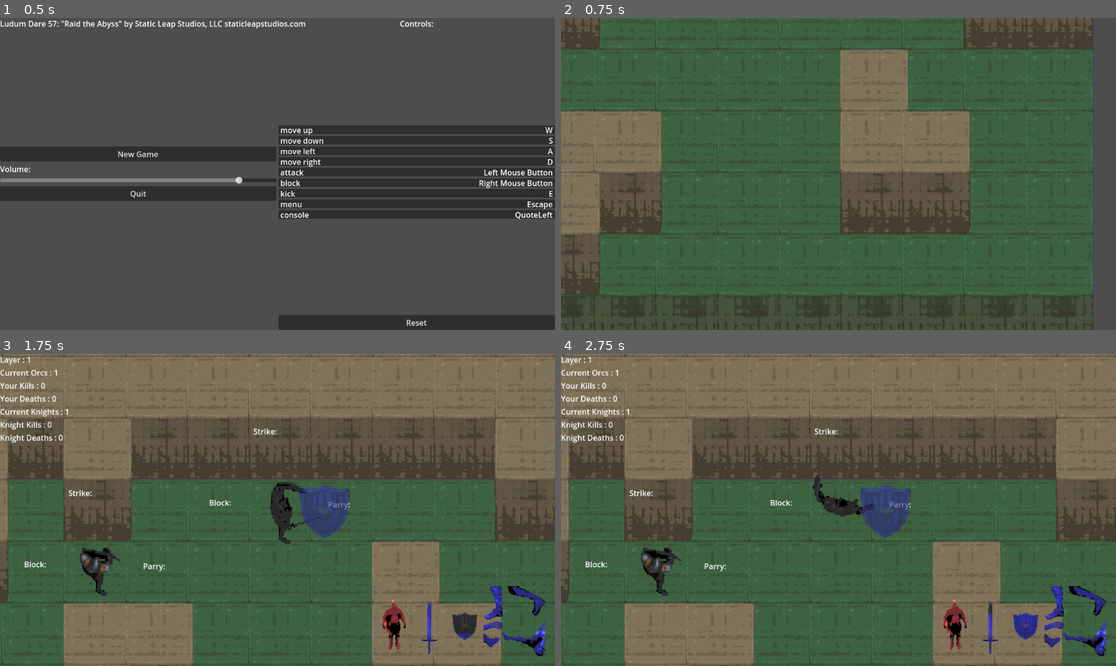
Above: before the commit, frames 1-4 (two rows, left to right).
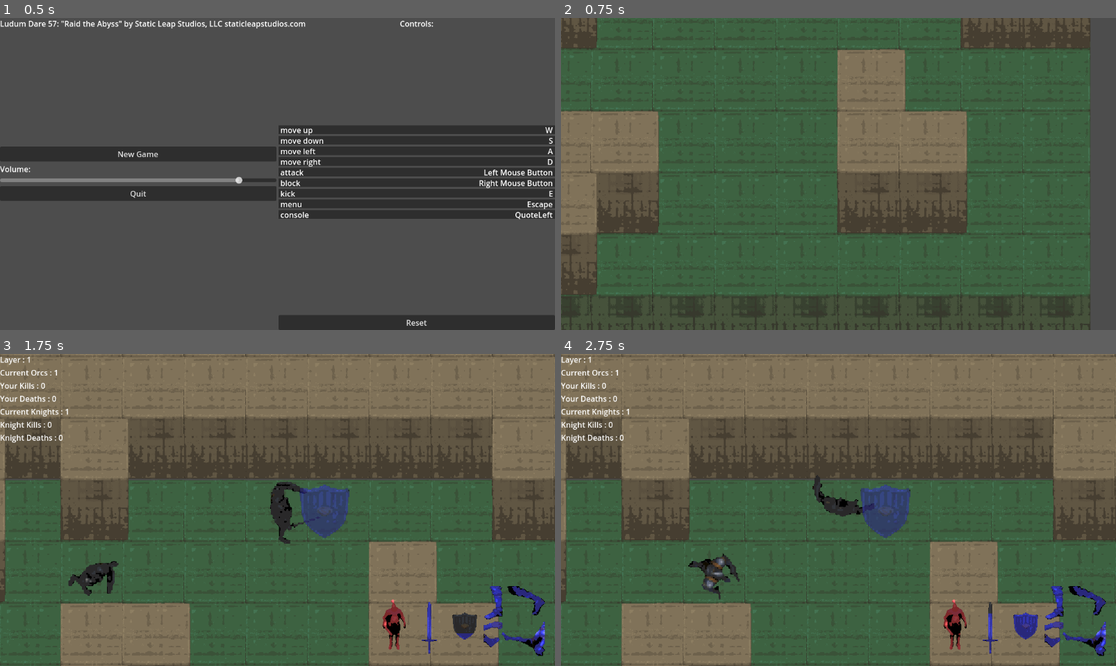
Above: after the commit, the same moments.

Repository: emergencemory/Raid-the-Abyss-LD57Game
Game: Godot game, scene res://globals/game.tscn
Same seed, same stepped clock (60 frames per second), same inputs: the game is played once before the commit and once after it.
Inputs (mouse positions are in pixels of both pictures, inside the frame that each line leads up to):
- Up to frame 1 (0.5 s): no input
- Up to frame 2 (0.75 s): click "New Game" at 0.5 s
- Up to frame 3 (1.75 s): tap Enter at 1.25 s; move the mouse to (399, 494) at 1.27 s; press the mouse at (399, 494) at 1.28 s; hold D (move right) from 1.28 s (still down); right-click (399, 494) at 1.55 s
- Up to frame 4 (2.75 s): move the mouse to (727, 525) at 2.02 s; release D (move right) at 2.03 s; release the mouse at (727, 525) at 2.03 s; hold S (move down) from 2.03 s (still down); right-click (727, 525) at 2.1 s; click (727, 525) at 2.17 s; tap E (kick) at 2.3 s

Frame 1 is identical in both runs. In frame 2, 4.0% of the frame differs, in the area x 0-96%, y 0-100%; in frame 3, 5.3%; in frame 4, 5.6%, in the area x 0-100%, y 0-100%.

Commit message:
ai implemented
level gen next

Diff:
--- a/character/character_manager.gd
+++ b/character/character_manager.gd
@@ -53,6 +53,8 @@
 var is_player: bool = false
 var team: String
 var is_attacking: bool = false
+var is_preparing_attack: bool = false
+var attack_charge: float = 0.0
 
 signal attack_signal(value: float)
 signal block_signal(value: float)
@@ -84,22 +86,27 @@
 		attack_from_right_sprite.hide()
 		attack_from_left_sprite.show()
 		attack_direction = (facing_direction - 1) % 4
+	is_preparing_attack = true
 
 
 func attack() -> void:
 # Activate the attack area
 	attack_from_left_sprite.hide()
 	attack_from_right_sprite.hide()
+	is_preparing_attack = false
 	if attack_on_cooldown:
-		print("Attack on cooldown")
+		#print("Attack on cooldown")
 		return
 	if is_attacking:
-		print("attacking, cannot attack")
+		#print("attacking, cannot attack")
 		return
 	if moving:
-		print("Moving, cannot attack")
-		return
-	print("Attacking!")
+		#print("Moving, cannot attack")
+		return
+	if is_kicking:
+		#print("Kicking, cannot attack")
+		return
+	#print("Attacking!")
 	if swing_from_right:
 		character_sprite.play("attack_from_right")
 	else:
@@ -114,16 +121,16 @@
 
 func block() -> void:
 	if block_on_cooldown:
-		print("Block on cooldown")
+		#print("Block on cooldown")
 		return
 	if is_attacking:
-		print("attacking, cannot block")
+		#print("attacking, cannot block")
 		return
 	if moving:
-		print("Moving, cannot block")
+		#print("Moving, cannot block")
 		return
 	block_direction = get_block_direction()
-	print("Blocking!")
+	#print("Blocking!")
 	character_sprite.play("block")
 	block_on_cooldown = true
 	get_tree().create_timer(current_block_duration).timeout.connect(_on_block_timeout)
@@ -132,28 +139,29 @@
 
 func kick() -> void:
 	if moving:
-		print("Moving, cannot kick")
+		#print("Moving, cannot kick")
 		return
 	if is_attacking:
-		print("attacking, cannot kick")
+		#print("attacking, cannot kick")
 		return
 	if kick_on_cooldown:
-		print("Kick on cooldown")
+		#print("Kick on cooldown")
 		return
 	kick_on_cooldown = true
 	is_kicking = true
-	print("Kicking!")
+	#print("Kicking!")
 	character_sprite.play("kick")
 	get_tree().create_timer(current_kick_cooldown).timeout.connect(_on_kick_cooldown_timeout)
 	emit_signal("kick_signal", current_kick_cooldown)
 	get_tree().create_timer(current_kick_stun_duration).timeout.connect(_on_kick_timeout)
 
 func move(direction: int) -> void:
+	ray_cast_2d.force_raycast_update()
 	if ray_cast_2d.is_colliding():
-		print("Collision detected, cannot move")
+		#print("Collision detected, cannot move")
 		return
 	if move_on_cooldown:
-		print("Move on cooldown")
+		#print("Move on cooldown")
 		return
 	character_sprite.play("walk")
 	var previous_position = global_position
@@ -170,7 +178,7 @@
 	var move_sprite = create_tween()
 	move_sprite.tween_property(character_sprite, "global_position", global_position, (30/current_speed))
 	moving = true
-	print("Moving!")
+	#print("Moving!")
 
 	get_tree().create_timer((30/current_speed)).timeout.connect(_on_move_timeout)
 	move_on_cooldown = true
@@ -179,10 +187,13 @@
 
 func turn(direction : int) -> void:
 	if is_attacking:
-		print("attacking, cannot turn")
+		#print("attacking, cannot turn")
 		return
 	if moving:
-		print("moving, cannot turn")
+		#print("moving, cannot turn")
+		return
+	if is_kicking:
+		#print("kicking, cannot turn")
 		return
 	match direction:
 		DIR.NORTH:
@@ -209,57 +220,77 @@
 			else:
 				rotation_degrees = 270
 				facing_direction = 3
-	print("direction: ", direction)
+	#print("direction: ", direction)
 	#move_on_cooldown = true
 	#get_tree().create_timer(0.1).timeout.connect(_on_move_cooldown_timeout)
 
 func _on_move_timeout() -> void:
+	if is_in_group("dead"):
+		return
 	moving = false
 	character_sprite.play("idle")
 
 func _on_target_timeout() -> void:
-	print("Target cooldown ended")
+	if is_in_group("dead"):
+		return
+	#print("Target cooldown ended")
 	has_target = false
 
 func _on_attack_cooldown_timeout() -> void:
+	if is_in_group("dead"):
+		return
 	attack_on_cooldown = false
-	print("Attack cooldown ended")
+	#print("Attack cooldown ended")
 
 func _on_attack_timeout() -> void:
+	if is_in_group("dead"):
+		return
 	strike_shape.disabled = true
 	is_attacking = false
 	attack_direction = -1
 	character_sprite.play("idle")
-	print("Attack area disabled")
+	#print("Attack area disabled")
 
 func _on_attack_begin() -> void:
+	if is_in_group("dead"):
+		return
 	strike_shape.disabled = false
-	print("Attack area enabled")
+	#print("Attack area enabled")
 
 func _on_block_timeout() -> void:
+	if is_in_group("dead"):
+		return
 	block_direction = -1
 	#character_sprite.play("idle")
 	block_right_sprite.hide()
 	block_left_sprite.hide()
-	print("Block disabled")
+	#print("Block disabled")
 
 func _on_block_cooldown_timeout() -> void:
+	if is_in_group("dead"):
+		return
 	block_on_cooldown = false
-	print("Block cooldown ended")
+	#print("Block cooldown ended")
 
 func _on_move_cooldown_timeout() -> void:
+	if is_in_group("dead"):
+		return
 	move_on_cooldown = false
 	#character_sprite.play("idle")
-	print("Move cooldown ended")
+	#print("Move cooldown ended")
 
 func _on_kick_timeout() -> void:
-	print("Kick ended")
+	if is_in_group("dead"):
+		return
+	#print("Kick ended")
 	is_kicking = false
 	character_sprite.play("idle")
 
 func _on_kick_cooldown_timeout() -> void:
+	if is_in_group("dead"):
+		return
 	kick_on_cooldown = false
-	print("Kick cooldown ended")
+#	print("Kick cooldown ended")
 
 func get_block_direction() -> int:
 	if block_to_right:
--- a/character/character_model.tscn
+++ b/character/character_model.tscn
@@ -1,7 +1,7 @@
 [gd_scene load_steps=13 format=3 uid="uid://n1koaitsyfef"]
 
 [ext_resource type="Script" uid="uid://dueotlvuna3ex" path="res://character/character_manager.gd" id="1_2xl0c"]
-[ext_resource type="SpriteFrames" uid="uid://cn2o2v7sl57ow" path="res://character/orc/orc_spriteframes.tres" id="2_waqkf"]
+[ext_resource type="SpriteFrames" uid="uid://bk3pkrp740tjw" path="res://character/knight/knight_spriteframes.tres" id="2_chf46"]
 [ext_resource type="AudioStream" uid="uid://cu1cpquh4inh8" path="res://audio/SFX/Impact Body.wav" id="5_55pft"]
 [ext_resource type="AudioStream" uid="uid://dqmi0udhr2ncg" path="res://audio/SFX/Impact Metal Armour.wav" id="6_uealk"]
 [ext_resource type="Texture2D" uid="uid://d28qhgrrd3nni" path="res://ui/shield_icon.png" id="7_55pft"]
@@ -42,28 +42,8 @@
 
 [node name="CharacterSprite" type="AnimatedSprite2D" parent="."]
 texture_filter = 1
-sprite_frames = ExtResource("2_waqkf")
-animation = &"kick"
-
-[node name="BlockLabel" type="Label" parent="CharacterSprite"]
-offset_left = -142.0
-offset_top = -27.0
-offset_right = -95.0
-offset_bottom = -4.0
-text = "Block:"
-
-[node name="ParryLabel" type="Label" parent="CharacterSprite"]
-offset_left = 105.0
-offset_top = -23.0
-offset_right = 152.0
-text = "Parry:"
-
-[node name="StrikeLabel" type="Label" parent="CharacterSprite"]
-offset_left = -50.0
-offset_top = -175.0
-offset_right = 4.0
-offset_bottom = -152.0
-text = "Strike: "
+sprite_frames = ExtResource("2_chf46")
+animation = &"attack_from_right"
 
 [node name="HitBox" type="Area2D" parent="CharacterSprite"]
 position = Vector2(0, -128)
--- a/character/input_parser.gd
+++ b/character/input_parser.gd
@@ -42,16 +42,16 @@
 	marker.global_position = player.global_position
 	marker.look_at(get_global_mouse_position())
 	var mouse_angle = wrapf(marker.global_rotation_degrees - 90, 0, 359)
-	print("Mouse angle: ", mouse_angle)
+	#print("Mouse angle: ", mouse_angle)
 	# Get the player's facing angle in degrees
 	var facing_angle = player.rotation_degrees
-	print("Facing angle: ", facing_angle)# Calculate the relative angle
+	#print("Facing angle: ", facing_angle)# Calculate the relative angle
 	var relative_angle = wrapf(mouse_angle - facing_angle, 0, 359)
-	print("Relative angle: ", relative_angle)
+	#print("Relative angle: ", relative_angle)
 	# Determine if the mouse is to the left or right
 	if relative_angle < 180:
-		print("Mouse is to the left")
+		#print("Mouse is to the left")
 		return false  # Mouse is to the left
 	else:
-		print("Mouse is to the right")
+		#print("Mouse is to the right")
 		return true  # Mouse is to the right
--- a/character/knight/knight_spriteframes.tres
+++ b/character/knight/knight_spriteframes.tres
@@ -201,7 +201,7 @@
 "duration": 1.0,
 "texture": ExtResource("25_2a3g5")
 }],
-"loop": true,
+"loop": false,
 "name": &"attack_from_left",
 "speed": 24.0
 }, {
@@ -281,7 +281,7 @@
 "duration": 1.0,
 "texture": ExtResource("50_jcriu")
 }],
-"loop": true,
+"loop": false,
 "name": &"attack_from_right",
 "speed": 24.0
 }, {
@@ -374,7 +374,7 @@
 "duration": 1.0,
 "texture": ExtResource("76_db1i2")
 }],
-"loop": true,
+"loop": false,
 "name": &"die",
 "speed": 12.0
 }, {
@@ -400,7 +400,7 @@
 "duration": 1.0,
 "texture": ExtResource("83_jcyga")
 }],
-"loop": true,
+"loop": false,
 "name": &"hit",
 "speed": 12.0
 }, {
@@ -488,7 +488,7 @@
 "duration": 1.0,
 "texture": ExtResource("109_q3q5c")
 }],
-"loop": true,
+"loop": false,
 "name": &"kick",
 "speed": 20.0
 }, {
--- a/map/cliff_shader.tres
+++ b/map/cliff_shader.tres
@@ -33,6 +33,7 @@
 
 }
 "
+graph_offset = Vector2(-5.53949, 96.1885)
 mode = 1
 flags/light_only = false
 nodes/fragment/2/node = SubResource("VisualShaderNodeColorFunc_cdo72")
--- a/map/ground_shader.tres
+++ b/map/ground_shader.tres
@@ -35,7 +35,7 @@
 
 }
 "
-graph_offset = Vector2(-1102.22, 711.917)
+graph_offset = Vector2(350.111, 71.7994)
 mode = 1
 flags/light_only = false
 nodes/fragment/2/node = SubResource("VisualShaderNodeColorFunc_suslc")
--- a/map/map.tscn
+++ b/map/map.tscn
@@ -41,7 +41,7 @@
 [node name="Map" type="Node2D"]
 y_sort_enabled = true
 texture_filter = 1
-position = Vector2(-54, 0)
+position = Vector2(-60, 0)
 script = ExtResource("1_hgrid")
 
 [node name="GroundLayer" type="TileMapLayer" parent="."]
--- a/map/match_manager.gd
+++ b/map/match_manager.gd
@@ -95,7 +95,7 @@
 	elif character.is_in_group("knight"):
 		team = "knight"
 	else:
-		print("Invalid team for character: ", character.name)
+		printerr("Invalid team for character: ", character.name)
 		return Vector2.ZERO
 	while not valid_spawn:
 		var _spawn_pos : Vector2
@@ -120,17 +120,17 @@
 		collision_checker.force_raycast_update()
 		if collision_checker.is_colliding():
 			collision_checker.queue_free()
-			print("Collision detected at: ", spawn_pos)
+			#print("Collision detected at: ", spawn_pos)
 			continue
 
 		else:
 			collision_checker.queue_free()
-			print("No collision at: ", spawn_pos)
+			#print("No collision at: ", spawn_pos)
 			valid_spawn = true
 	return spawn_pos
 
 #TODO AI turn, move, attack, block, kick
-func _physics_process(delta: float) -> void:
+func _physics_process(_delta: float) -> void:
 	for character in get_tree().get_nodes_in_group("ai"):
 		if not is_instance_valid(character) or character.is_queued_for_deletion() or character.is_in_group("dead"):
 			continue
@@ -140,8 +140,74 @@
 				character.has_target = true
 				get_tree().create_timer(1.0).timeout.connect(character._on_target_timeout)
 				character.target = target
-		var distance_to_target = character.global_position.distance_to(character.target.global_position)
-		var direction_to_target = (character.target.global_position - character.global_position)
+		else:
+			ai_action(character)
+
+func ai_action(character: CharacterBody2D) -> void:
+	var coin_flip = randi_range(0, 4)
+	character.ray_cast_2d.force_raycast_update()
+	if character.ray_cast_2d.is_colliding() and character.ray_cast_2d.get_collider() == character.target:
+			if coin_flip == 0:
+				if character.is_preparing_attack == false:
+					character.swing_from_right = true
+				character.prepare_attack()
+				character.attack_charge += 0.1
+				if character.attack_charge >= character.current_attack_speed:
+					character.attack()
+					character.attack_charge = 0.0
+			elif coin_flip == 1:
+				if character.is_preparing_attack == false:
+					character.swing_from_right = false
+				character.prepare_attack()
+				character.attack_charge += 0.1
+				if character.attack_charge >= character.current_attack_speed:
+					character.attack()
+					character.attack_charge = 0.0
+			elif coin_flip == 2:
+				character.block_to_right = true
+				character.block()
+			elif coin_flip == 3:
+				character.block_to_right = false
+				character.block()
+			else:
+				character.kick()
+	elif character.target.global_position.x < character.global_position.x:
+		if coin_flip == 0 or coin_flip == 1:
+			character.turn(character.DIR.WEST)
+		elif coin_flip == 2:
+			character.turn(character.DIR.NORTH)
+		elif coin_flip == 3:
+			character.turn(character.DIR.SOUTH)
+		else:
+			character.turn(character.DIR.EAST)
+	elif character.target.global_position.x > character.global_position.x:
+		if coin_flip == 0 or coin_flip == 1:
+			character.turn(character.DIR.EAST)
+		elif coin_flip == 2:
+			character.turn(character.DIR.NORTH)
+		elif coin_flip == 3:
+			character.turn(character.DIR.SOUTH)
+		else:
+			character.turn(character.DIR.WEST)
+	elif character.target.global_position.y < character.global_position.y:
+		if coin_flip == 0 or coin_flip == 1:
+			character.turn(character.DIR.NORTH)
+		elif coin_flip == 2:
+			character.turn(character.DIR.EAST)
+		elif coin_flip == 3:
+			character.turn(character.DIR.WEST)
+		else:
+			character.turn(character.DIR.SOUTH)
+	elif character.target.global_position.y > character.global_position.y:
+		if coin_flip == 0 or coin_flip == 1:
+			character.turn(character.DIR.SOUTH)
+		elif coin_flip == 2:
+			character.turn(character.DIR.EAST)
+		elif coin_flip == 3:
+			character.turn(character.DIR.WEST)
+		else:
+			character.turn(character.DIR.NORTH)
+
 
 
 
--- a/map/wall_shader.tres
+++ b/map/wall_shader.tres
@@ -36,7 +36,7 @@
 
 }
 "
-graph_offset = Vector2(-550.95, -138.364)
+graph_offset = Vector2(-8.66501, -26.3686)
 mode = 1
 flags/light_only = false
 nodes/fragment/2/node = SubResource("VisualShaderNodeColorFunc_65056")
--- a/project.godot
+++ b/project.godot
@@ -13,8 +13,8 @@
 config/name="LudumDare57"
 run/main_scene="uid://dx3ishtlsfhpc"
 config/features=PackedStringArray("4.4", "GL Compatibility")
-run/max_fps=60
 config/icon="res://icon.svg"
+run/physics_ticks_per_second=60
 
 [autoload]
 
